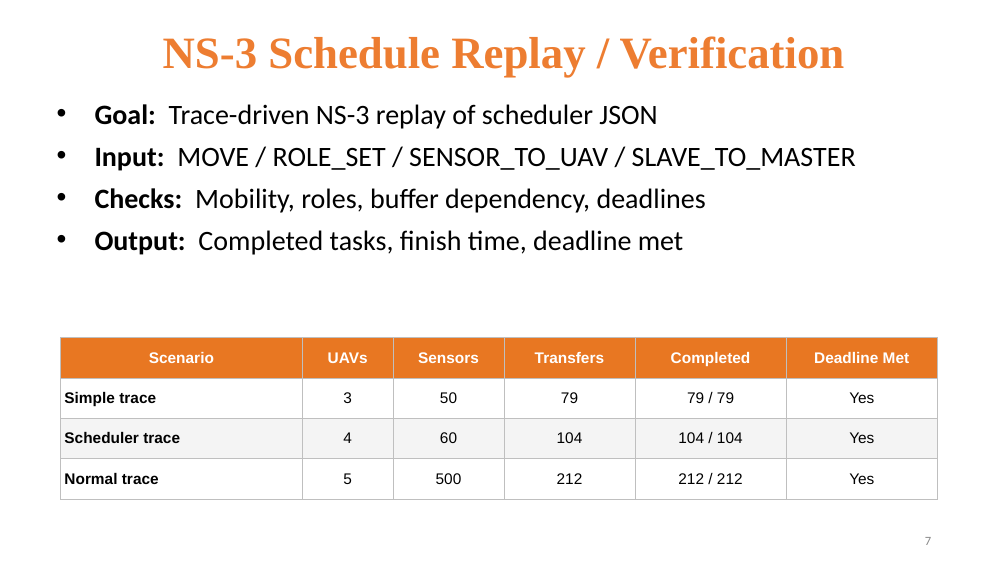
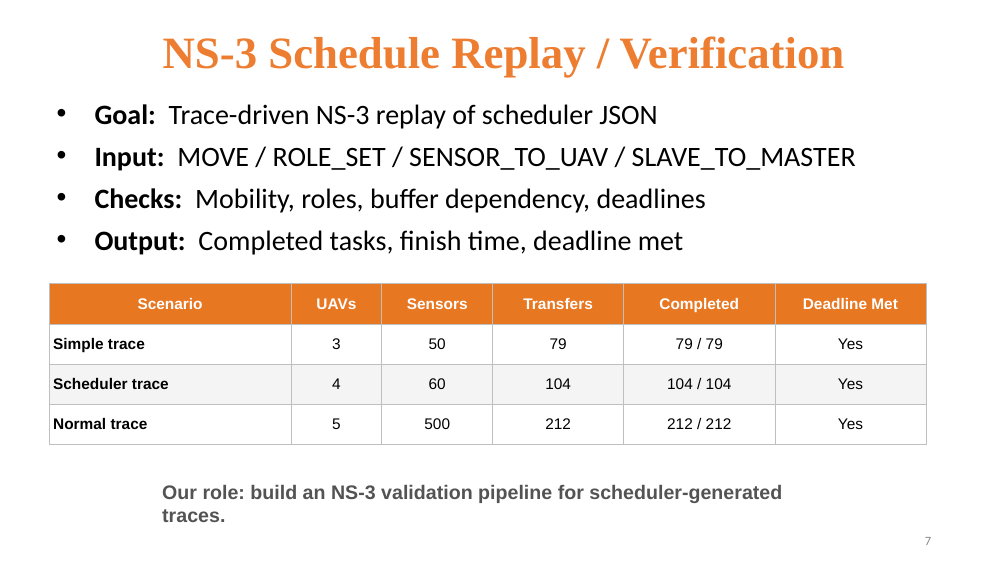
Before and after one commit to 112550039/CS_Project_ns3, a slide deck: slide 7 of docs/專題期末報告.pptx. Drawn at 1008x567 pixels with LibreOffice and Linux fonts; fonts in the diff are those of the drawing. Boxes give left, top, right and bottom in pixels: in the first picture for what was removed or moved away, otherwise in the second. Text is boxed around its words. In the diff, an @@ line names an element or a change of style, - is before the commit and + after.

```diff
--- a/docs/專題期末報告.pptx
+++ b/docs/專題期末報告.pptx
@@ table: place and size @@
-table at bbox=[60, 338, 937, 499]
+table at bbox=[49, 283, 926, 445]
@@ text added at bbox=[162, 485, 782, 503], 14 pt, text #525252, bold @@
+Our role: build an NS-3 validation pipeline for scheduler-generated traces.
```
Also in this commit, not shown: 1 slide added, 1 slide removed.
